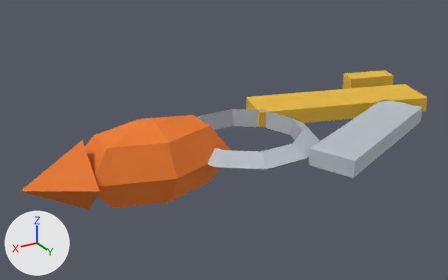
What one commit did to the FBX model art/fbx/keys.fbx.
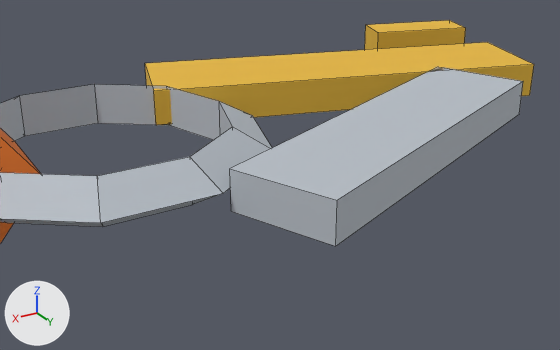
There are two pictures of each version: one whole from a 50 mm lens placed at (0.439, 0.674, 0.341), pointed at (0.026, -0.013, -0.003), one close up from a 50 mm lens placed at (0.128, 0.421, 0.164), pointed at (-0.088, 0.062, -0.016). Lighting does not change. The marker at lower left points along +X, +Y and +Z. The older version's two pictures come first. The close-ups show mesh edges as thin lines. Where no turn or scale is listed for an object, it has been applied to the vertices.

Objects in the first close-up: 'keys'.
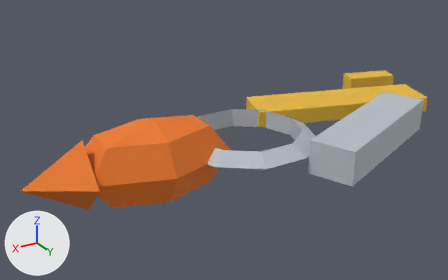
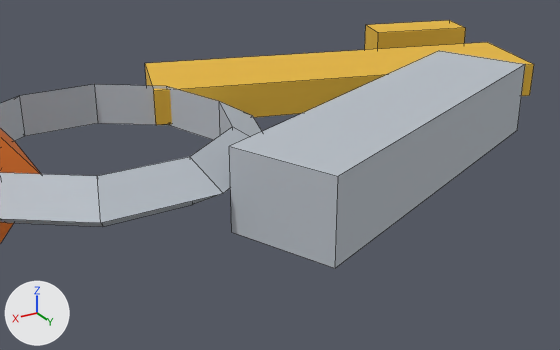
Where the change shows, as pixel boxes [x1, y1, x2, y2] in the close-ups (560 x 350 px; the box of a moved part takes in the faces that stretch with it):
'keys', reshaped
    before: [0, 20, 534, 246]
    after: [0, 20, 534, 268]
part 1 of me_keys, moved or reshaped
    before: [230, 67, 523, 246]
    after: [229, 51, 525, 268]

What the commit changed:
me_keys has 79 vertices, 77 faces and spans x -0.363..0.312, y -0.123..0.156, z -0.058..0.058.
me_keys is used by ob_keys; location (0.0, 0.0, 0.0).
me_keys part 1: the loose piece of 8 vertices spanning x -0.283..-0.037, y 0.004..0.156, z -0.012..0.012 is scaled about its middle by (1, 1, 2).
